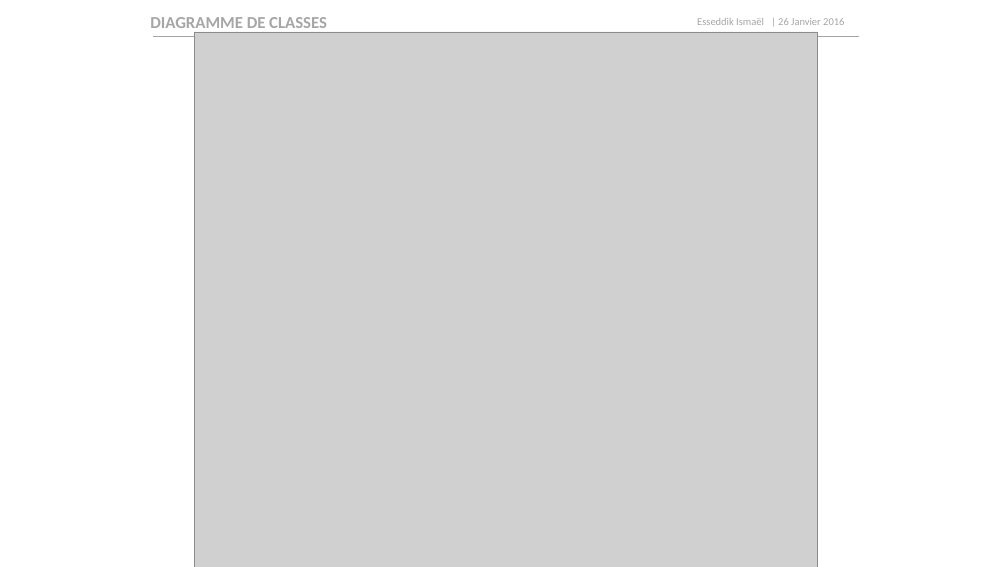
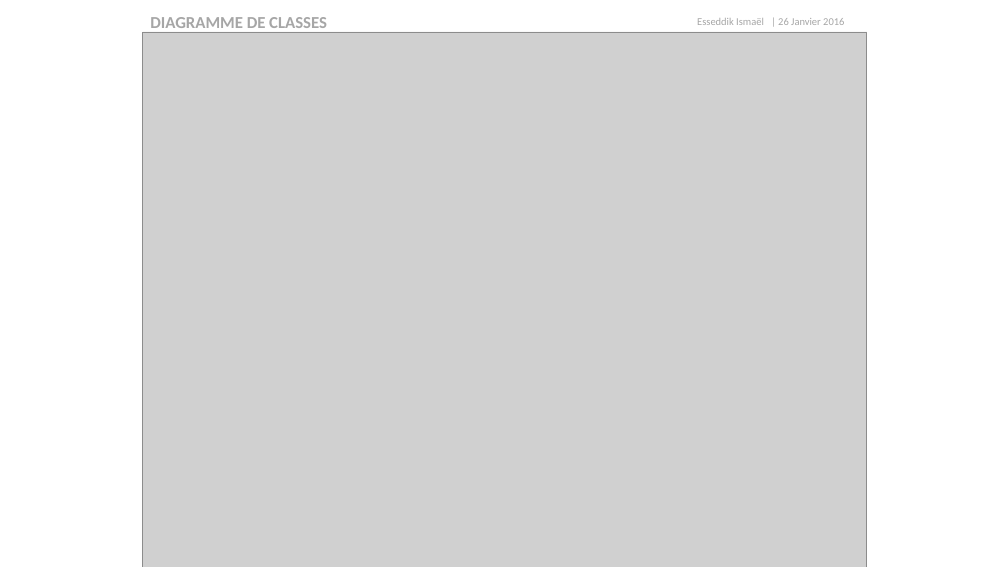
Before and after one commit to IsmaEsseddik/GestBiblio_M1_GEOM, a slide deck: slide 1 of doc/diagramme_de_classe.pptx. Drawn at 1008x567 pixels with LibreOffice and Linux fonts; fonts in the diff are those of the drawing; grey boxes stand for pictures. Boxes give left, top, right and bottom in pixels: in the first picture for what was removed or moved away, otherwise in the second. Text is boxed around its words. In the diff, an @@ line names an element or a change of style, - is before the commit and + after.

```diff
--- a/doc/diagramme_de_classe.pptx
+++ b/doc/diagramme_de_classe.pptx
@@ picture resized from (x1=194, y1=32, x2=817, y2=567) to (x1=143, y1=32, x2=867, y2=567) @@
@@ line removed from (154, 36) to (859, 36) @@
```
Also in this commit, not shown: 9 other files.
